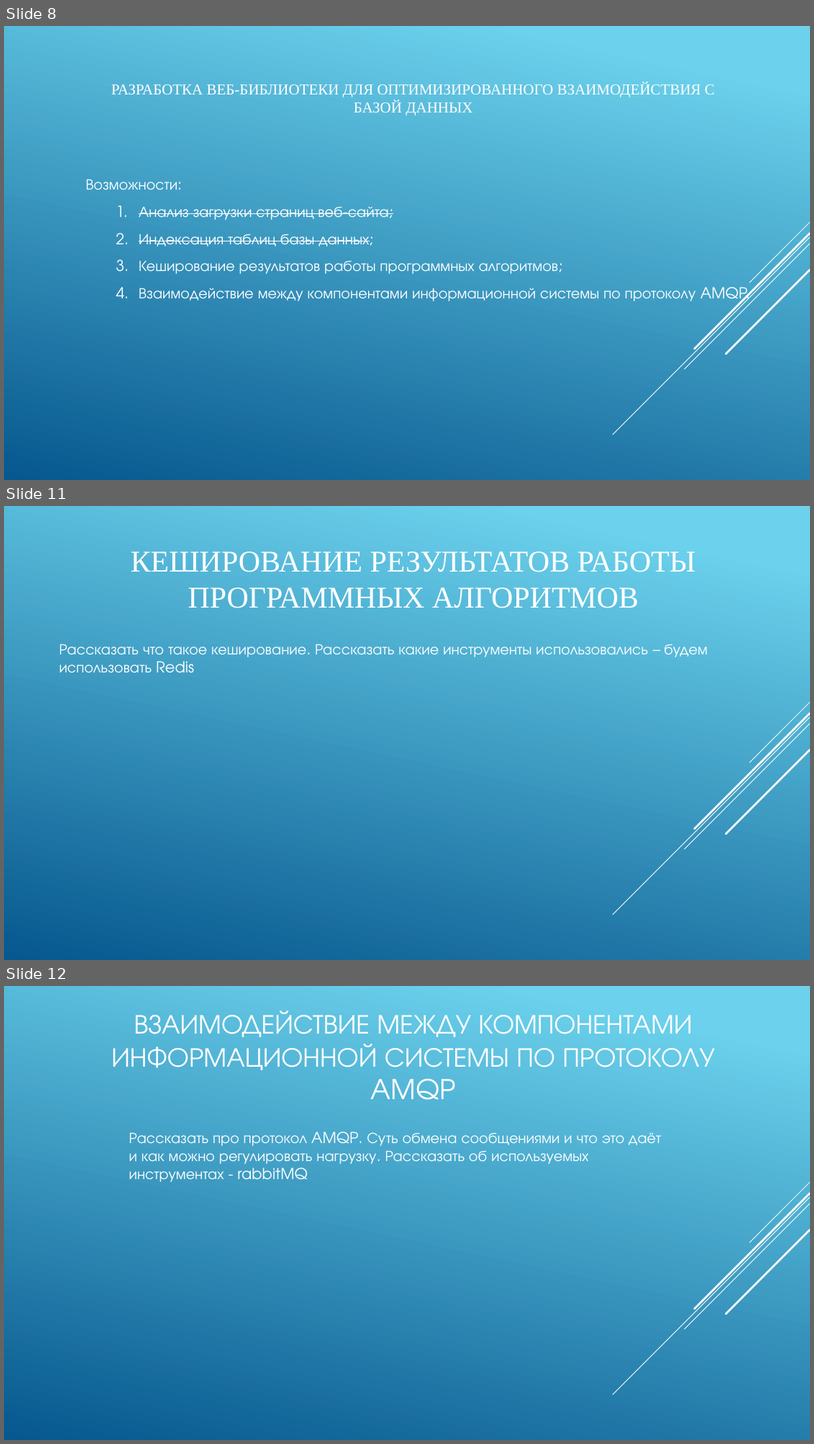
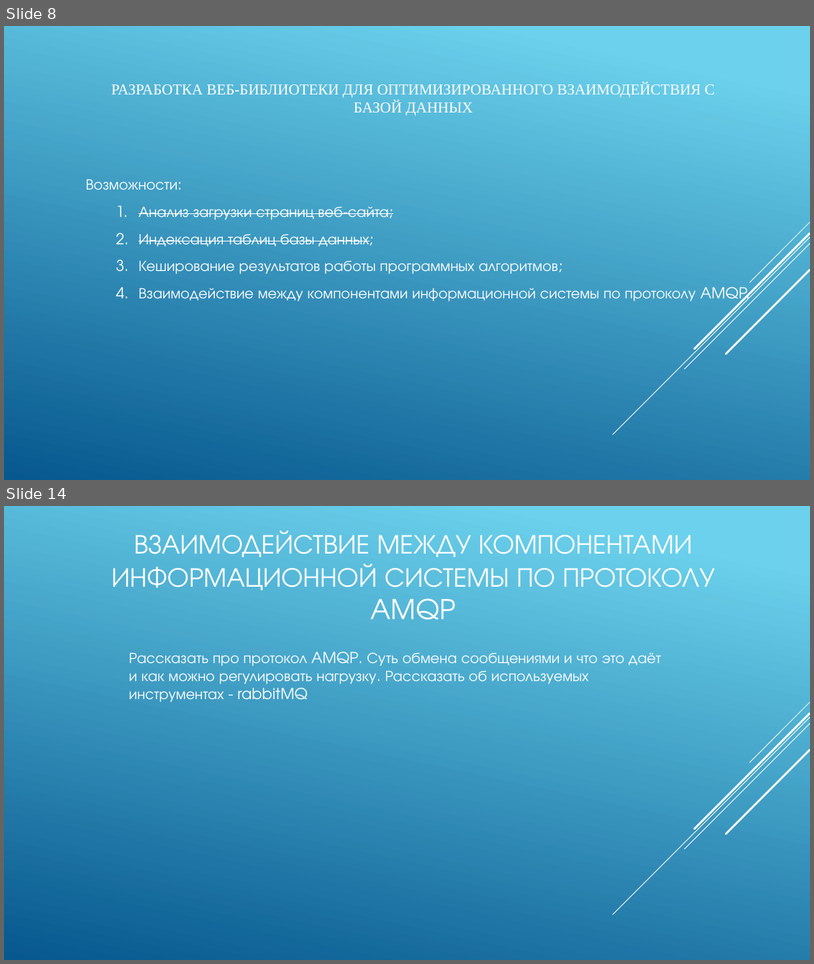
Before and after one commit to IgorTyutyunov/-, a slide deck: ВКР_5.pptx. Shown one above the other, each under a label of ours: slides 8, 11 and 12 before the commit, slides 8 and 14 after it; the slides between them are not shown. The pictures are 814x1444 and 814x964 pixels, drawn with LibreOffice and Linux fonts; fonts in the diff are those of the drawing. Boxes give left, top, right and bottom in pixels: in the first picture for what was removed or moved away, otherwise in the second. Text is boxed around its words. In the diff, an @@ line names an element or a change of style, - is before the commit and + after.

```diff
--- a/ВКР_5.pptx
+++ b/ВКР_5.pptx
@@ slide 11 removed at bbox=[4, 506, 810, 960], background gradient #6ED2EB to #06588E; not listed: 5 template elements that a slide beside it also shows @@
@@ title removed at bbox=[131, 551, 697, 608] @@
-КЕШИРОВАНИЕ РЕЗУЛЬТАТОВ РАБОТЫ ПРОГРАММНЫХ АЛГОРИТМОВ
@@ text removed at bbox=[59, 644, 707, 672] @@
-Рассказать что такое кеширование. Рассказать какие инструменты использовались – будем использовать Redis
@@ what was slide 12 is now slide 14 @@
```
Also in this commit, not shown: 2 slides changed, 3 slides added.
